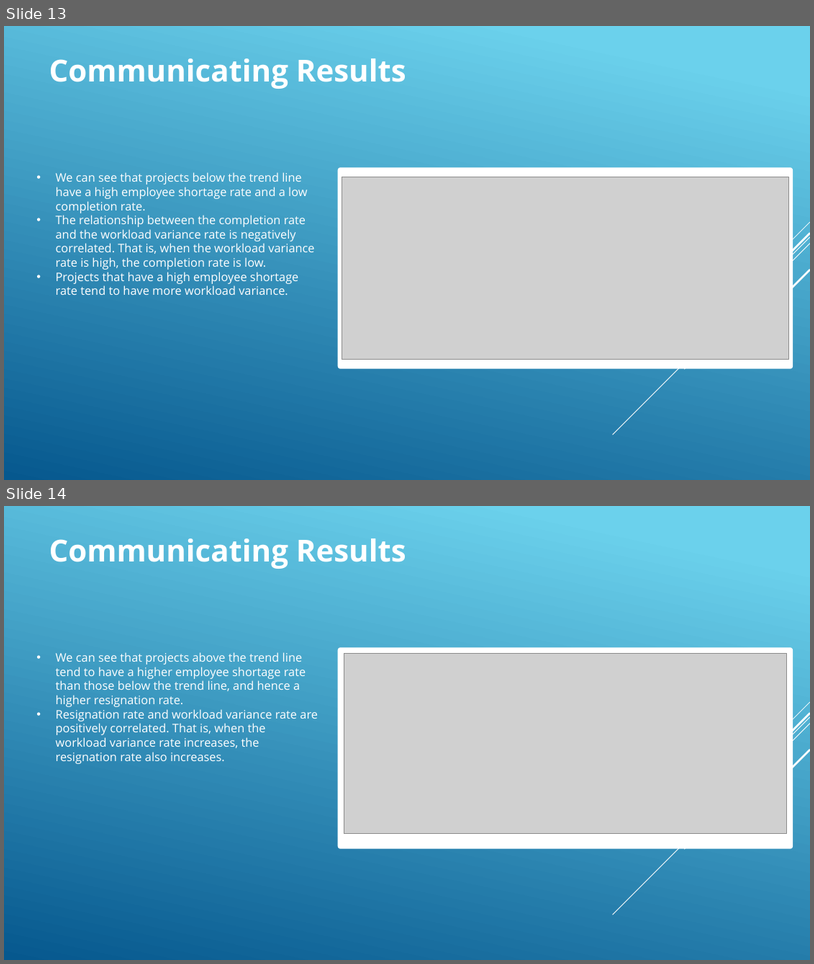
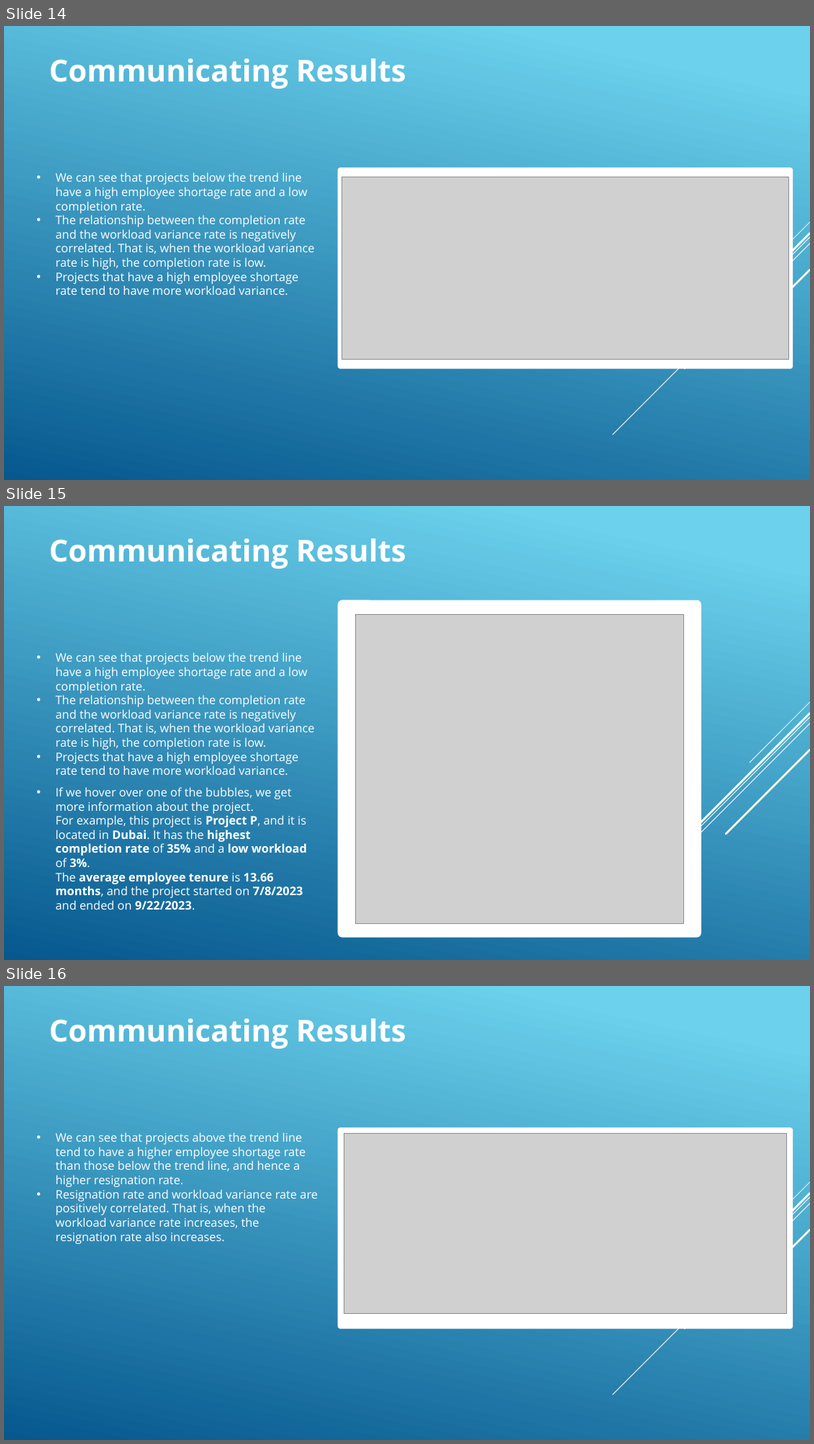
Before and after one commit to MohammadGhanaym/Data-Analysis-Projects, a slide deck: Addressing HR Workforce Challenges/Addressing HR Workforce Challenges.pptx. Shown one above the other, each under a label of ours: slides 13 and 14 before the commit, slides 14, 15 and 16 after it. The pictures are 814x964 and 814x1444 pixels, drawn with LibreOffice and Linux fonts; fonts in the diff are those of the drawing; grey boxes stand for pictures. Boxes give left, top, right and bottom in pixels: in the first picture for what was removed or moved away, otherwise in the second. Text is boxed around its words. In the diff, an @@ line names an element or a change of style, - is before the commit and + after.

Commit message:
Add Project Tooltip and Organize the Charts for better Story

```diff
--- a/Addressing HR Workforce Challenges/Addressing HR Workforce Challenges.pptx
+++ b/Addressing HR Workforce Challenges/Addressing HR Workforce Challenges.pptx
@@ slide 15 added at <box>4,506,810,960</box>, background gradient #6ED2EB to #06588E; not listed: 5 template elements that a slide beside it also shows @@
@@ text added at <box>49,538,406,569</box>, 36 pt, text #FFFFFF, bold @@
+Communicating Results
@@ rounded rectangle added at <box>338,600,702,937</box>, fill #FFFFFF @@
@@ picture added at <box>355,614,684,924</box> @@
@@ text added at <box>56,652,314,775</box>, 14 pt, text #FFFFFF @@
+• We can see that projects below the trend line have a high employee shortage rate and a low completion rate.
+• The relationship between the completion rate and the workload variance rate is negatively correlated. That is, when the workload variance rate is high, the completion rate is low.
+• Projects that have a high employee shortage rate tend to have more workload variance.
@@ text added at <box>56,787,307,909</box>, 14 pt, text #FFFFFF @@
+• If we hover over one of the bubbles, we get more information about the project.
+  For example, this project is Project P, and it is located in Dubai. It has the highest completion rate of 35% and a low workload of 3%.
+  The average employee tenure is 13.66 months, and the project started on 7/8/2023 and ended on 9/22/2023.
@@ what was slide 13 is now slide 14 @@
@@ what was slide 14 is now slide 16 @@
```
Also in this commit, not shown: 7 slides changed, 10 other files.
